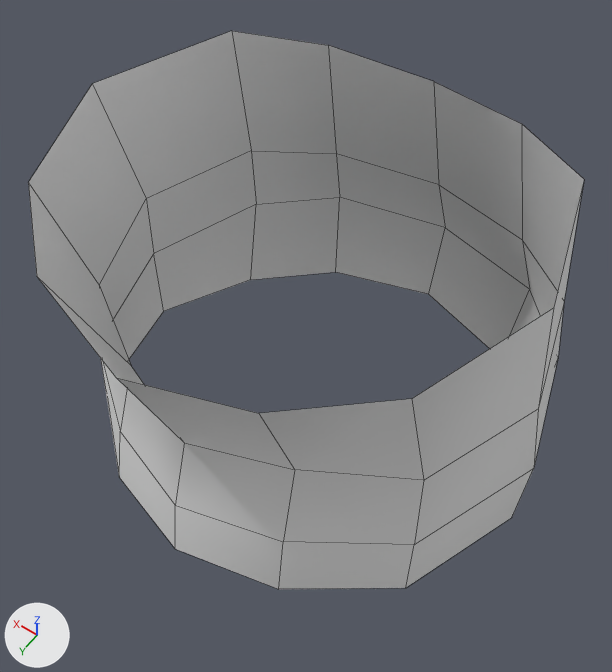
What one commit did to the Blender file blender/Larry.blend.
Both versions are drawn from a camera (50 mm lens) standing at (-1.93, 2.44, 6.67) and looking at (0.18, -0.51, 2.02). The lights are fixed; the arrows at lower left show +X, +Y and +Z. Mesh edges are drawn as thin lines.
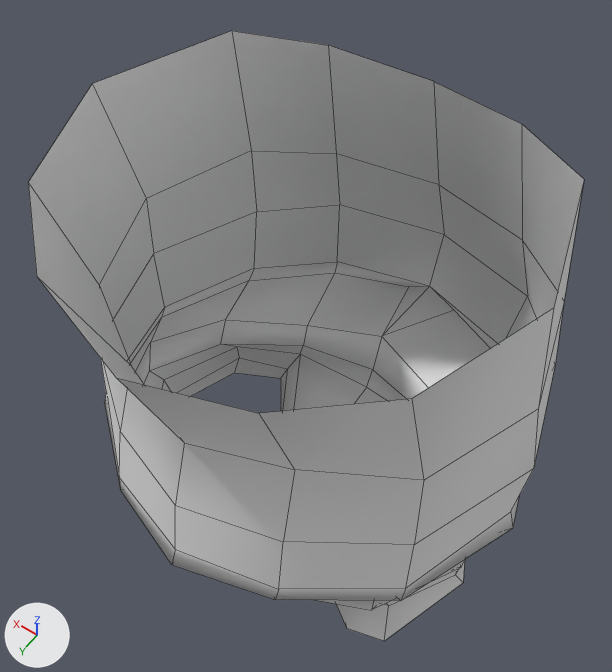
Changed parts and their boxes [x1, y1, x2, y2] in the pictures (612 x 672 px):
'Cube.001', reshaped (9% taller): before [28, 31, 584, 589]; after [28, 31, 584, 641]
part 1 of me_cube, built on: before [113, 151, 564, 587]; after [104, 151, 564, 641]

Patch to the scene script:
```diff
--- a/blender/Larry.blend.py
+++ b/blender/Larry.blend.py
@@ me_cube @@
 # used by ob_cube_001; location = (0.0, 0.0, 0.0)
-me_cube.from_pydata(...)  # 28 vertices, 18 faces; spans x -1.57..0.0, y -2.18..1.17, z 1.07..3.76
+me_cube.from_pydata(...)  # 78 vertices, 63 faces; spans x -1.6..0.0, y -2.19..1.18, z 0.11..3.76
+# me_cube part 1
+# 1 vertex is removed from x 0.0, y -2.09, z 1.1
+# 1 face is deleted
+# 6 vertices move from x -1.57..0.0, y -2.18..-0.47, z 1.07..1.95 to x -1.55..0.0, y -2.19..-0.47, z 1.21..1.86
+# 51 vertices are added at x -1.6..0.0, y -2.16..1.18, z 0.11..1.67
+# 46 new faces join them
```
